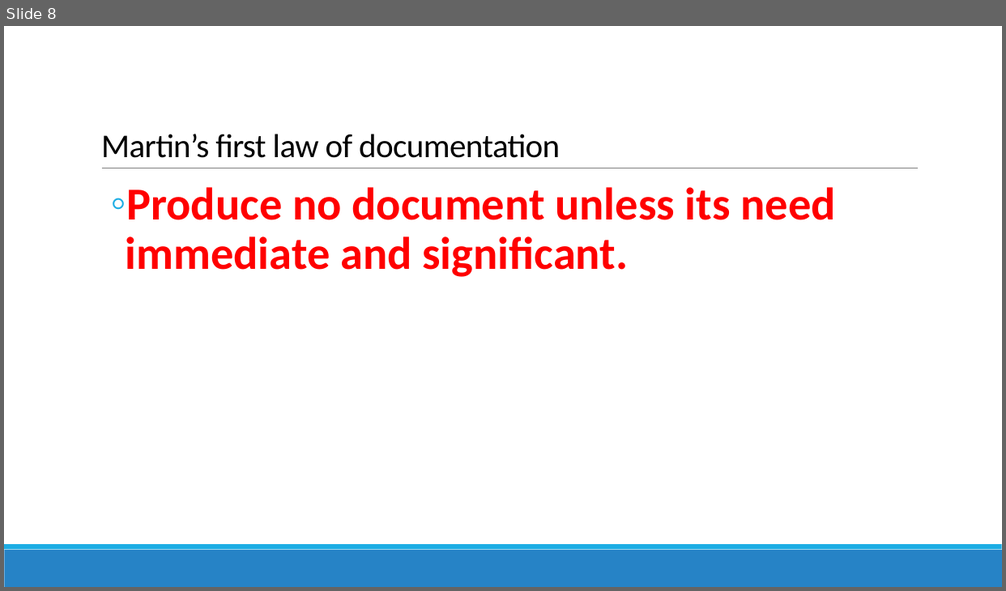
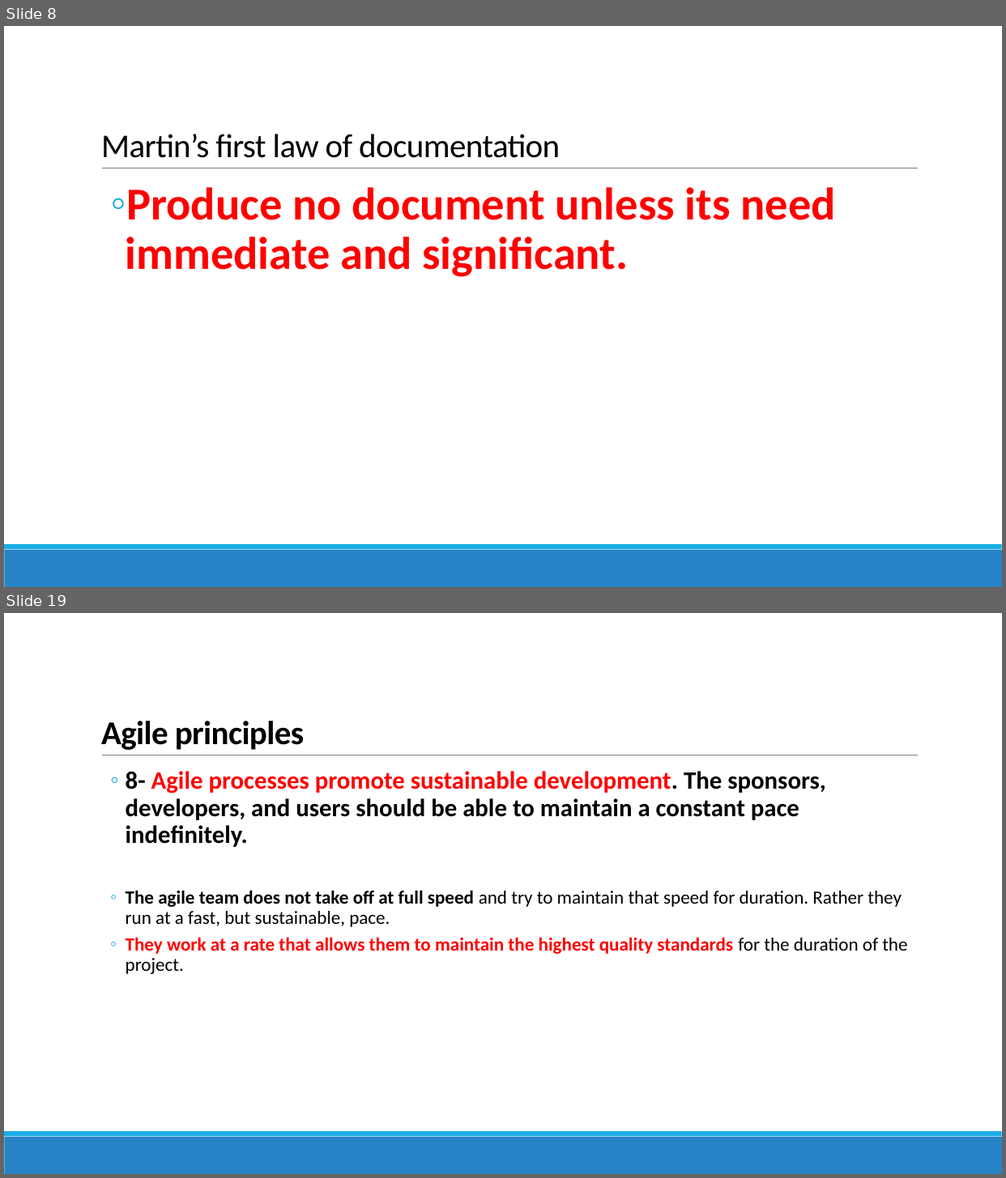
Before and after one commit to reza-arjmandi/Agile-Software-Development-Course, a slide deck: Agile Development.pptx. Shown one above the other, each under a label of ours: slide 8 before the commit, slides 8 and 19 after it; the slides between them are not shown. The pictures are 1006x591 and 1006x1178 pixels, drawn with LibreOffice and Linux fonts; fonts in the diff are those of the drawing. Boxes give left, top, right and bottom in pixels: in the first picture for what was removed or moved away, otherwise in the second. Text is boxed around its words. In the diff, an @@ line names an element or a change of style, - is before the commit and + after.

Commit message:
update Agile Development ppt file

```diff
--- a/Agile Development.pptx
+++ b/Agile Development.pptx
@@ slide 19 added at bbox=[4, 613, 1002, 1174], background #FFFFFF; not listed: 3 template elements that a slide beside it also shows @@
@@ title added at bbox=[101, 721, 304, 750], 32 pt, text #000000, bold @@
+Agile principles
@@ text added at bbox=[126, 771, 907, 974], 18 pt, text #000000, bold @@
+  ◦ 8- Agile processes promote sustainable development. The sponsors, developers, and users should be able to maintain a constant pace indefinitely.
+  ◦ The agile team does not take off at full speed and try to maintain that speed for duration. Rather they run at a fast, but sustainable, pace.
+  ◦ They work at a rate that allows them to maintain the highest quality standards for the duration of the project.
```
Also in this commit, not shown: 14 other slides added.
